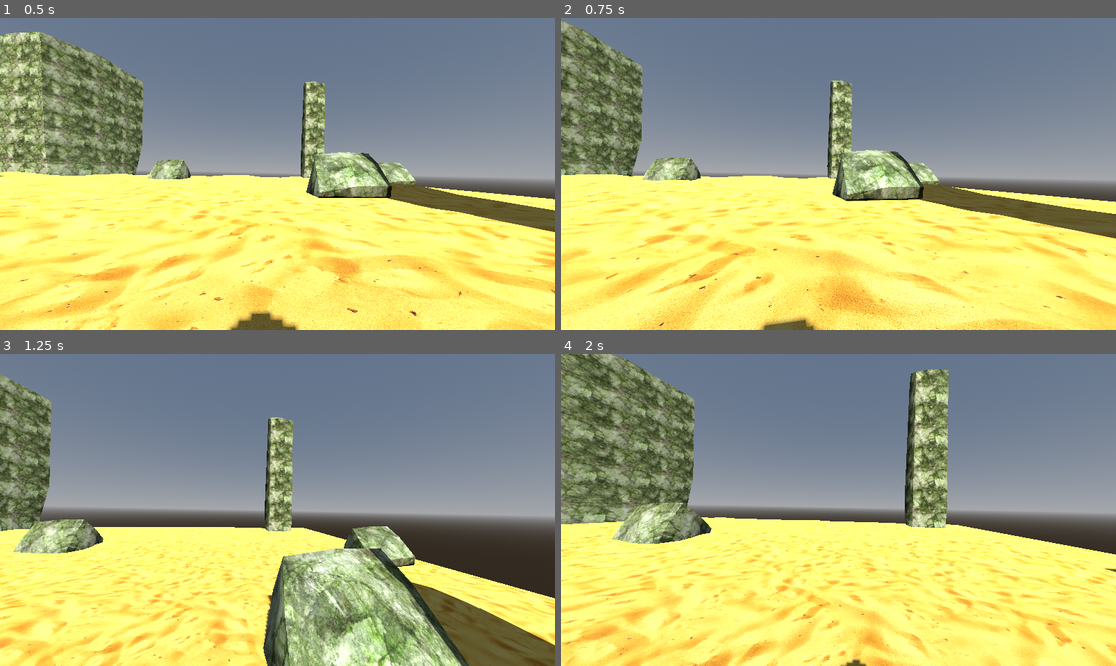
Above: before the commit, frames 1-4 (two rows, left to right).
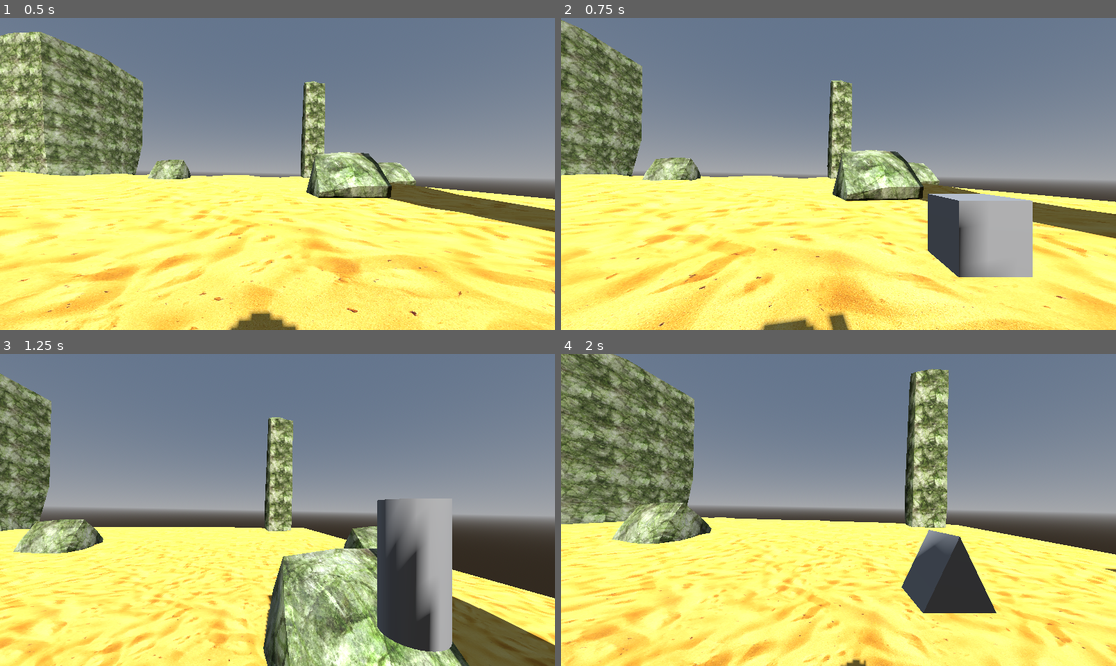
Above: after the commit, the same moments.

Repository: alxanderapollo/FPS_course
Game: Godot game, scene res://world.tscn
The game is run twice, just before and just after one commit, with the same random seed, the same clock (stepped at 60 frames per second) and the same inputs.
Inputs (mouse positions are in pixels of both pictures, inside the frame that each line leads up to):
- Up to frame 1 (0.5 s): no input
- Up to frame 2 (0.75 s): tap Enter at 0.5 s; move the mouse to (866, 174) at 0.52 s; hold W (move_forward) from 0.53 s (still down); tap 1 at 0.6 s
- Up to frame 3 (1.25 s): keep holding W (move_forward); tap Space (jump) at 0.77, 1.07 s; tap 2 at 0.8 s
- Up to frame 4 (2 s): keep holding W (move_forward); move the mouse to (810, 510) at 1.27 s; tap 2 at 1.35 s; tap Space (jump) at 1.52, 1.82 s; tap 3 at 1.55 s

Frame 1 is identical in both runs. In frame 2, 4.9% of the frame differs, in the area x 47-85%, y 56-100%; in frame 3, 5.6%, in the area x 67-82%, y 46-96%; in frame 4, 3.0%.

Commit message:
added weapon management

Diff:
--- a/characters/player/player.gd
+++ b/characters/player/player.gd
@@ -2,7 +2,7 @@
 #refrence to the camera - equivlent to get camera node - onready means it happens when the scene starts
 @onready var camera_3d = $Camera3D
 @onready var health_manager = $HealthManager
-
+@onready var weapon_manager = $"Camera3D/Weapon Manager"
 @onready var character_mover = $CharacterMover
 #horizontal and vertical mouse sensetivity
 @export var mouse_sensitivity_h = 0.15
@@ -10,6 +10,20 @@
 
 #track if the player is dead
 var dead = false
+
+const HOTKEYS = {
+	KEY_1: 0,
+	KEY_2: 1,
+	KEY_3: 2,
+	KEY_4: 3,
+	KEY_5: 4,
+	KEY_6: 5,
+	KEY_7: 6,
+	KEY_8: 7,
+	KEY_9: 8,
+	KEY_0: 9,
+
+}
 
 #gets called at run time
 func _ready():
@@ -22,7 +36,6 @@
 #input function is called whenever any form of input is done on the mouse by the player
 #we want the mouse movedment now
 func _input(event):
-
 #	if the player is dead we dont also want the camera to be moved around
 	if dead: return
 #	if player moves the mouse,
@@ -36,7 +49,15 @@
 #		clamping makes so the player cant tile past straight of 90 degrees
 		camera_3d.rotation_degrees.x = clamp(camera_3d.rotation_degrees.x, -90, 90)
 
-func _process(delta):
+	if event is InputEventMouseButton  and event.pressed:
+		if event.button_index == MOUSE_BUTTON_WHEEL_UP:
+			weapon_manager.switch_to_previous_weapon()
+		if event.button_index == MOUSE_BUTTON_WHEEL_DOWN:
+			weapon_manager.switch_to_next_weapon()
+	if event is InputEventKey and event.pressed and event.keycode in HOTKEYS:
+		weapon_manager.switch_to_weapon_slot(HOTKEYS[event.keycode])
+
+func _process(_delta):
 	if Input.is_action_just_pressed("quit"): get_tree().quit()
 	if Input.is_action_just_pressed("restart"): get_tree().reload_current_scene()
 	if Input.is_action_just_pressed("fullscreen"):
@@ -59,7 +80,6 @@
 	character_mover.set_move_dir(move_dir)
 
 	if Input.is_action_just_pressed("jump"):
-		print('jump was pressed!')
 		character_mover.jump()
 
 func kill():
--- a/characters/player/player.tscn
+++ b/characters/player/player.tscn
@@ -11,6 +11,12 @@
 [sub_resource type="CapsuleMesh" id="CapsuleMesh_508ok"]
 
 [sub_resource type="BoxMesh" id="BoxMesh_5dc8e"]
+
+[sub_resource type="CylinderMesh" id="CylinderMesh_ixbpm"]
+
+[sub_resource type="PrismMesh" id="PrismMesh_c6leb"]
+
+[sub_resource type="SphereMesh" id="SphereMesh_dirf7"]
 
 [node name="Player" type="CharacterBody3D"]
 collision_layer = 2
@@ -43,17 +49,17 @@
 [node name="MachineGun" type="MeshInstance3D" parent="Camera3D/Weapon Manager/Weapons"]
 transform = Transform3D(0.16798846, 0, 0, 0, 0.1752755, 0, 0, 0, 4.0075517, -0.101711035, 0.06421077, 1.7824421)
 visible = false
-mesh = SubResource("BoxMesh_5dc8e")
+mesh = SubResource("CylinderMesh_ixbpm")
 
 [node name="Shotgun" type="MeshInstance3D" parent="Camera3D/Weapon Manager/Weapons"]
-transform = Transform3D(0.16798846, 0, 0, 0, 0.1752755, 0, 0, 0, 4.0075517, -0.101711035, 0.06421077, 1.7824421)
+transform = Transform3D(0.16798846, 0, 0, 0, 0.1752755, 0, 0, 0, 4.0075517, -0.18306798, 0.06421077, 1.7824421)
 visible = false
-mesh = SubResource("BoxMesh_5dc8e")
+mesh = SubResource("PrismMesh_c6leb")
 
 [node name="RocketLauncher" type="MeshInstance3D" parent="Camera3D/Weapon Manager/Weapons"]
 transform = Transform3D(0.16798846, 0, 0, 0, 0.1752755, 0, 0, 0, 4.0075517, -0.101711035, 0.06421077, 1.7824421)
 visible = false
-mesh = SubResource("BoxMesh_5dc8e")
+mesh = SubResource("SphereMesh_dirf7")
 
 [node name="CharacterMover" parent="." instance=ExtResource("3_exd8k")]
 
--- a/characters/player/weapon_manager.gd
+++ b/characters/player/weapon_manager.gd
@@ -17,11 +17,25 @@
 
 
 func switch_to_previous_weapon():
-	var wrapped_index = wrapi(cur_slot - 1, 0, weapons.size())
-	switch_to_weapon_slot(wrapped_index)
+	for i in range (weapons.size()):
+#		returns an inclusive value where the first param is the value, min, and max
+		var wrapped_index = wrapi(cur_slot - 1 -i, 0, weapons.size())
+		if switch_to_weapon_slot(wrapped_index): break
 
 func switch_to_next_weapon():
-	pass
+	for i in range (weapons.size()):
+		var wrapped_index = wrapi(cur_slot + 1 +i, 0, weapons.size())
+		if switch_to_weapon_slot(wrapped_index): break
 
 func switch_to_weapon_slot(slot_index: int) -> bool:
+	if slot_index >= weapons.size() or slot_index < 0: return false
+
+	if weapons_unlocked.size() == 0 or !weapons_unlocked[slot_index]: return false
+
+	disable_all_weapons()
+	cur_slot = slot_index
+	cur_weapon= weapons[cur_slot]
+	if has_method("set_active"): cur_weapon.set_active(true)
+	else: cur_weapon.show()
+
 	return false
Not shown: 1 places in characters/player/player.tscn that only renumber resources
